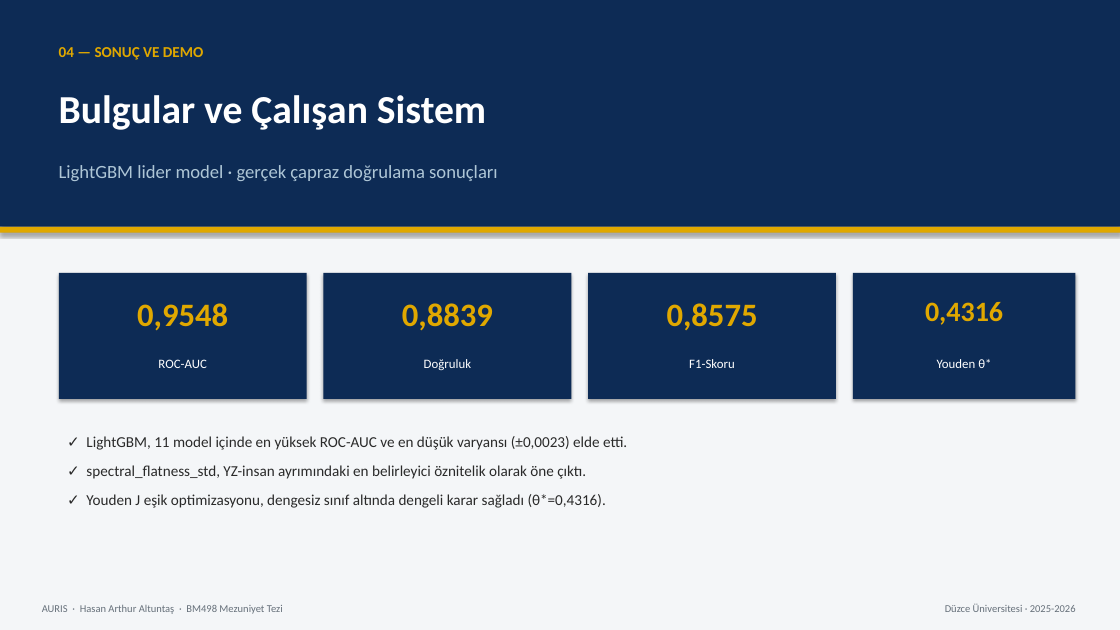
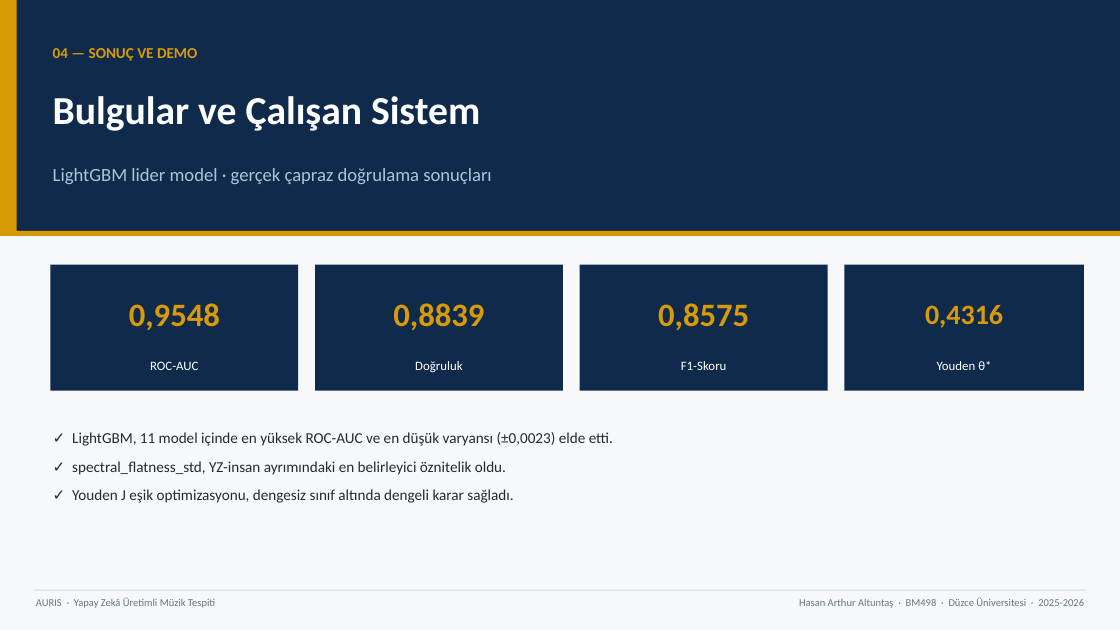
Before and after one commit to Rtur2003/CrownCode, a slide deck: slide 22 of docs/academic/TeslimEdilecekler/Sunumlar/AURIS_Tum_Sunumlar_Birlesik.pptx. Drawn at 1120x630 pixels with LibreOffice and Linux fonts; fonts in the diff are those of the drawing. Boxes give left, top, right and bottom in pixels: in the first picture for what was removed or moved away, otherwise in the second. Text is boxed around its words. In the diff, an @@ line names an element or a change of style, - is before the commit and + after.

Commit message:
Update presentation files and modify footer text in sunum_lib.py for clarity

```diff
--- a/docs/academic/TeslimEdilecekler/Sunumlar/AURIS_Tum_Sunumlar_Birlesik.pptx
+++ b/docs/academic/TeslimEdilecekler/Sunumlar/AURIS_Tum_Sunumlar_Birlesik.pptx
@@ background #F4F6F8 to #F6F8FA @@
@@ rectangle resized from (x1=0, y1=0, x2=1120, y2=227) to (x1=0, y1=0, x2=1120, y2=231) @@
@@ rectangle added at (x1=0, y1=0, x2=17, y2=231), fill #D99A07 @@
@@ text "04 — SONUÇ VE DEMO" at (x1=53, y1=48, x2=197, y2=61): text colour #E0A800 to #D99A07 @@
@@ text "Bulgular ve Çalışan Sistem" moved from (x1=59, y1=95, x2=486, y2=130) to (x1=53, y1=96, x2=480, y2=131) @@
@@ text "LightGBM lider model · gerçek ..." at (x1=53, y1=168, x2=491, y2=184): text colour #AEC6D6 to #ADC4D6 @@
@@ rectangle moved from (x1=0, y1=227, x2=1120, y2=233) to (x1=0, y1=231, x2=1120, y2=236) @@
@@ rectangle at (x1=0, y1=231, x2=1120, y2=236): fill #E0A800 to #D99A07; shadow off @@
@@ 3 rectangles moved together from (x1=59, y1=273, x2=836, y2=399) to (x1=50, y1=265, x2=828, y2=391) @@
@@ fill #0D2B55 to #102A4C; shadow off in 5 elements at (x1=0, y1=0, x2=1120, y2=231), (x1=50, y1=265, x2=298, y2=391), (x1=315, y1=265, x2=563, y2=391), (x1=580, y1=265, x2=828, y2=391), (x1=844, y1=265, x2=1084, y2=391) @@
@@ rectangle resized from (x1=853, y1=273, x2=1075, y2=399) to (x1=844, y1=265, x2=1084, y2=391) @@
@@ text colour #E0A800 to #D99A07; vertical alignment top to middle in 4 elements at (x1=129, y1=303, x2=220, y2=330), (x1=393, y1=303, x2=484, y2=330), (x1=658, y1=303, x2=749, y2=330), (x1=925, y1=305, x2=1003, y2=328) @@
@@ 6 texts moved together from (x1=137, y1=303, x2=758, y2=370) to (x1=129, y1=303, x2=749, y2=372) @@
@@ vertical alignment top to middle in 4 elements at (x1=150, y1=361, x2=198, y2=370), (x1=415, y1=361, x2=462, y2=372), (x1=681, y1=361, x2=727, y2=370), (x1=937, y1=361, x2=991, y2=370) @@
@@ text "✓ LightGBM, 11 model içinde ..." moved from (x1=86, y1=436, x2=627, y2=508) to (x1=72, y1=432, x2=613, y2=503) @@
@@ text at (x1=72, y1=432, x2=613, y2=446): text colour #2A2A2A to #242A30 in "✓ LightGBM, 11 model içinde en yüksek ..." @@
@@ text at (x1=72, y1=461, x2=513, y2=503): text changed; text colour #2A2A2A to #242A30 @@
-✓ spectral_flatness_std, YZ-insan ayrımındaki en belirleyici öznitelik olarak öne çıktı.
-✓ Youden J eşik optimizasyonu, dengesiz sınıf altında dengeli karar sağladı (θ*=0,4316).
+✓ spectral_flatness_std, YZ-insan ayrımındaki en belirleyici öznitelik oldu.
+✓ Youden J eşik optimizasyonu, dengesiz sınıf altında dengeli karar sağladı.
@@ rectangle added at (x1=34, y1=590, x2=1086, y2=591), fill #D2D9E0 @@
@@ text added at (x1=36, y1=598, x2=215, y2=608), 9 pt, text #6A7480 @@
+AURIS · Yapay Zekâ Üretimli Müzik Tespiti
@@ text at (x1=799, y1=597, x2=1084, y2=608): text changed; text colour #66707A to #6A7480 @@
-Düzce Üniversitesi · 2025-2026
+Hasan Arthur Altuntaş · BM498 · Düzce Üniversitesi · 2025-2026
@@ text removed at (x1=42, y1=605, x2=283, y2=614) @@
-AURIS · Hasan Arthur Altuntaş · BM498 Mezuniyet Tezi
```
Also in this commit, not shown: 44 other slides changed, 3 other files.
